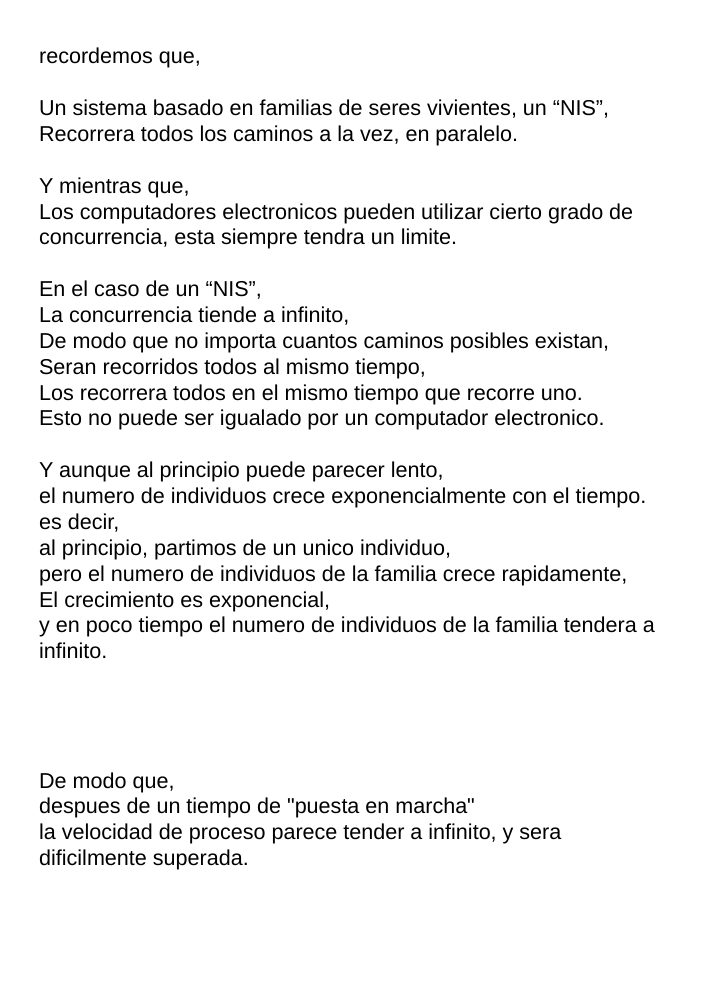
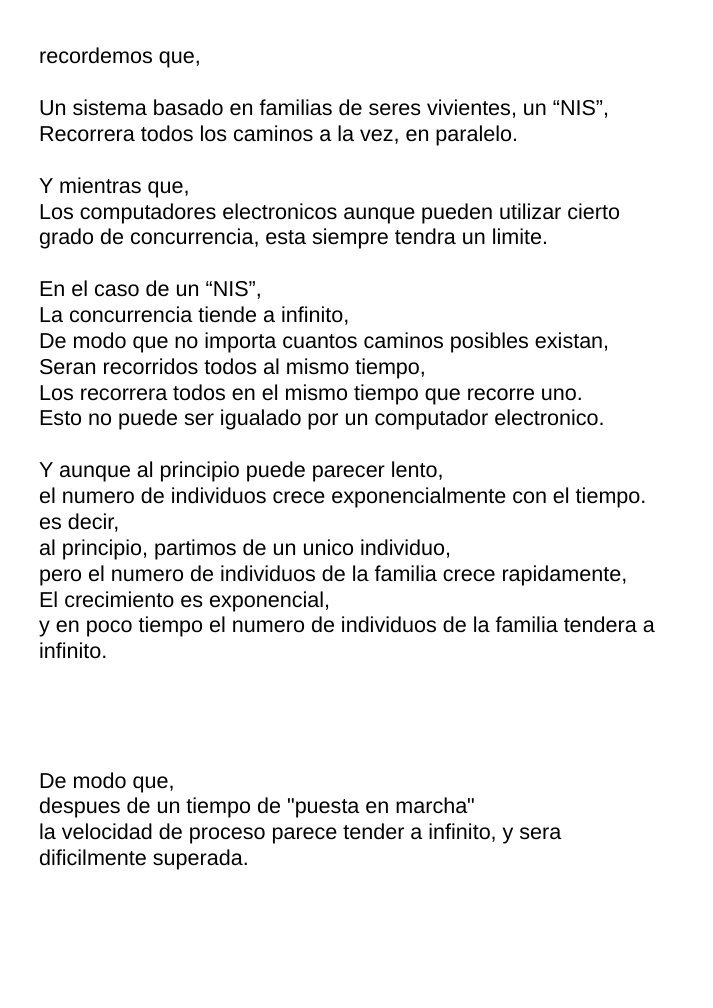
Before and after one commit to fabhrius/La-Cosa, a slide deck: slide 12 of capitulos/Potencia del sistema/Potencia del sistema.odp. Drawn at 713x1008 pixels with LibreOffice and Linux fonts; fonts in the diff are those of the drawing. Boxes give left, top, right and bottom in pixels: in the first picture for what was removed or moved away, otherwise in the second. Text is boxed around its words. In the diff, an @@ line names an element or a change of style, - is before the commit and + after.

```diff
--- a/capitulos/Potencia del sistema/Potencia del sistema.odp
+++ b/capitulos/Potencia del sistema/Potencia del sistema.odp
@@ text at bbox=[39, 203, 620, 249]: text changed @@
-Los computadores electronicos pueden utilizar cierto grado de concurrencia, esta siempre tendra un limite.
+Los computadores electronicos aunque pueden utilizar cierto grado de concurrencia, esta siempre tendra un limite.
```
Also in this commit, not shown: 4 other slides changed, 6 other files.
